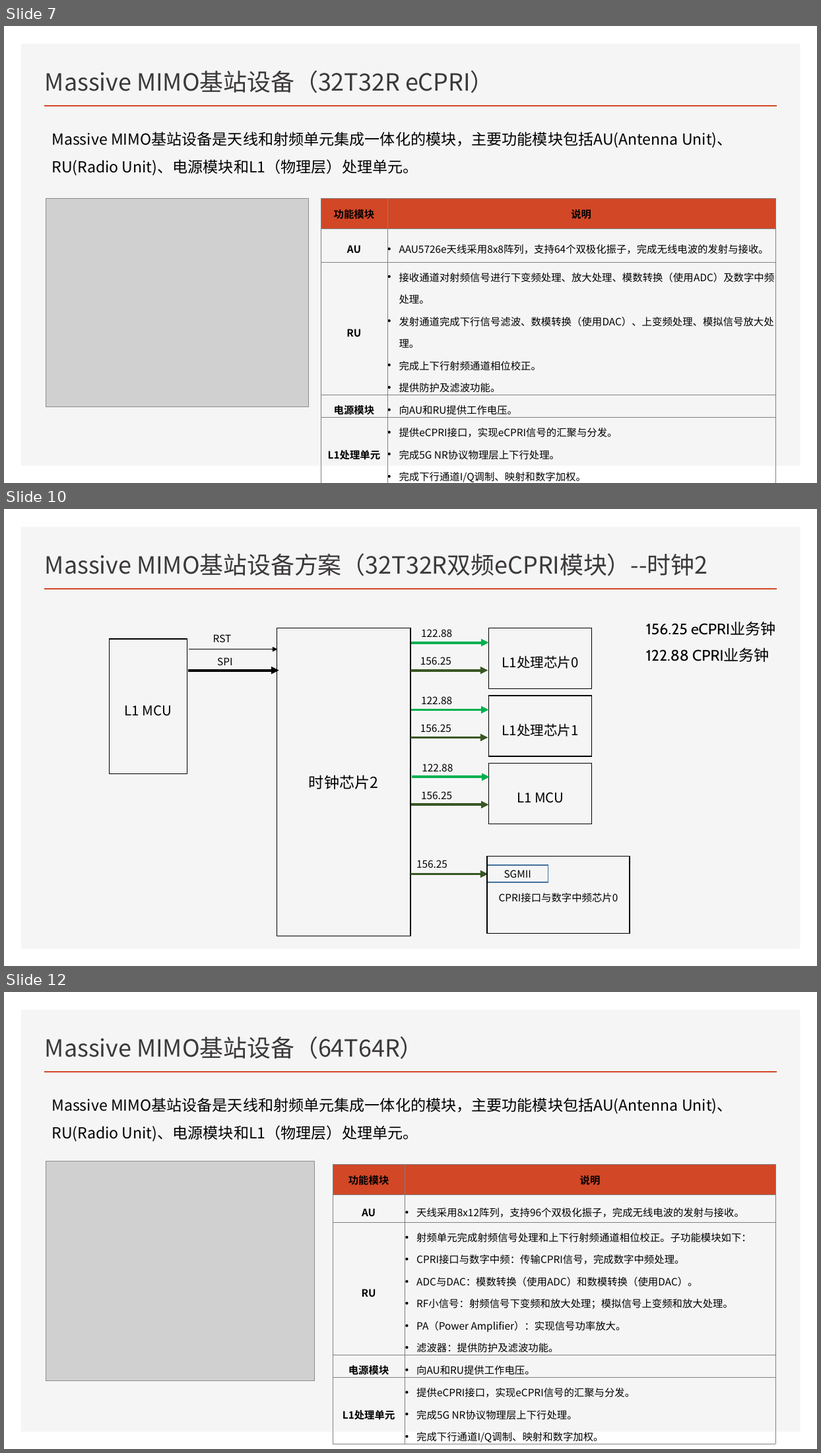
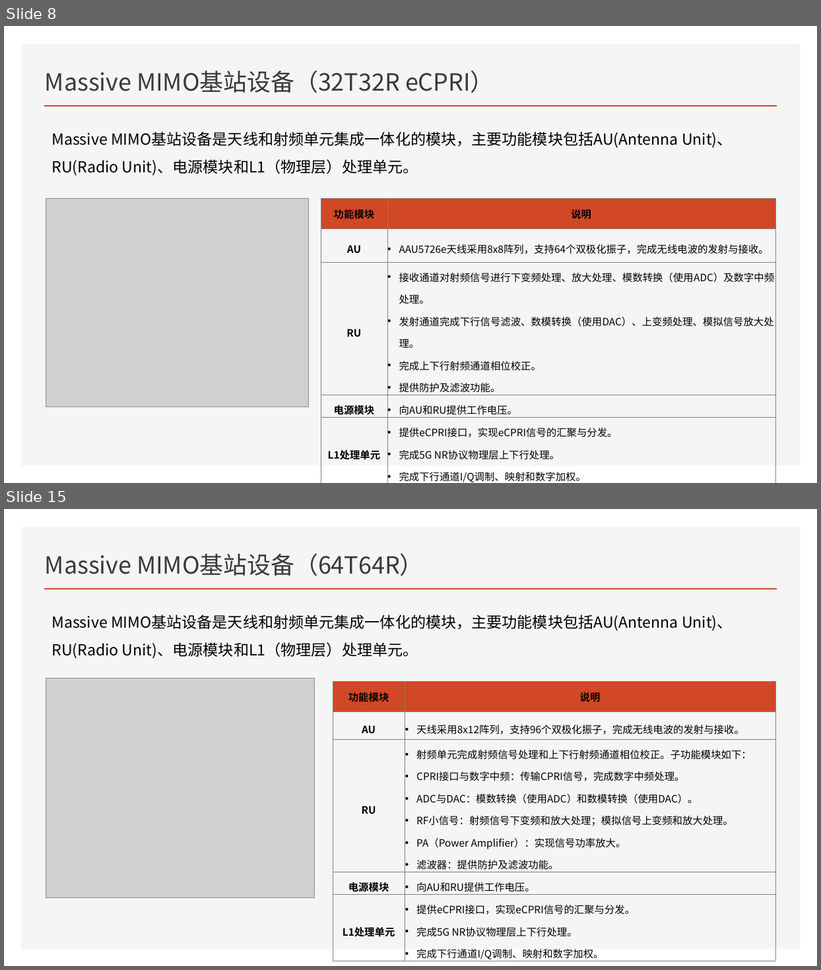
Before and after one commit to eliuwei/eliuwei.github.io, a slide deck: HARDWARE/06 时钟/Massive MIMO基站设备时钟方案.pptx. Shown one above the other, each under a label of ours: slides 7, 10 and 12 before the commit, slides 8 and 15 after it; the slides between them are not shown. The pictures are 821x1453 and 821x970 pixels, drawn with LibreOffice and Linux fonts; fonts in the diff are those of the drawing; grey boxes stand for pictures. Boxes give left, top, right and bottom in pixels: in the first picture for what was removed or moved away, otherwise in the second. Text is boxed around its words. In the diff, an @@ line names an element or a change of style, - is before the commit and + after.

```diff
--- a/HARDWARE/06 时钟/Massive MIMO基站设备时钟方案.pptx
+++ b/HARDWARE/06 时钟/Massive MIMO基站设备时钟方案.pptx
@@ slide 10 removed at [4, 509, 817, 966], background #FFFFFF; not listed: 2 template elements that a slide beside it also shows @@
@@ title removed at [45, 553, 708, 576] @@
-Massive MIMO基站设备方案（32T32R双频eCPRI模块）--时钟2
@@ text removed at [646, 621, 776, 636] @@
-156.25 eCPRI业务钟
@@ rectangle removed at [109, 639, 187, 774] @@
-L1 MCU
@@ text removed at [213, 634, 232, 642] @@
-RST
@@ rectangle removed at [277, 628, 411, 937] @@
-时钟芯片2
@@ arrow removed from (411, 642) to (489, 642) @@
@@ text removed at [421, 629, 452, 637] @@
-122.88
@@ rectangle removed at [489, 628, 592, 689] @@
-L1处理芯片0
@@ arrow removed from (189, 650) to (278, 650) @@
@@ text removed at [217, 657, 232, 665] @@
-SPI
@@ text removed at [420, 657, 451, 665] @@
-156.25
@@ text removed at [646, 648, 770, 662] @@
-122.88 CPRI业务钟
@@ arrow removed from (188, 671) to (279, 671) @@
@@ arrow removed from (411, 671) to (488, 671) @@
@@ text removed at [421, 696, 452, 704] @@
-122.88
@@ rectangle removed at [489, 696, 592, 757] @@
-L1处理芯片1
@@ arrow removed from (411, 710) to (489, 710) @@
@@ text removed at [420, 724, 451, 732] @@
-156.25
@@ arrow removed from (411, 738) to (488, 738) @@
@@ text removed at [422, 764, 453, 772] @@
-122.88
@@ rectangle removed at [489, 763, 592, 824] @@
-L1 MCU
@@ arrow removed from (412, 778) to (490, 778) @@
@@ arrow removed from (411, 805) to (489, 805) @@
@@ text removed at [421, 791, 452, 799] @@
-156.25
@@ text removed at [416, 860, 448, 868] @@
-156.25
@@ rectangle removed at [487, 857, 630, 934] @@
-CPRI接口与数字中频芯片0
@@ arrow removed from (411, 875) to (488, 875) @@
@@ rectangle removed at [487, 865, 548, 883] @@
-SGMII
@@ what was slide 7 is now slide 8 @@
@@ what was slide 12 is now slide 15 @@
```
Also in this commit, not shown: 8 slides changed, 4 slides added, 1 other file.
